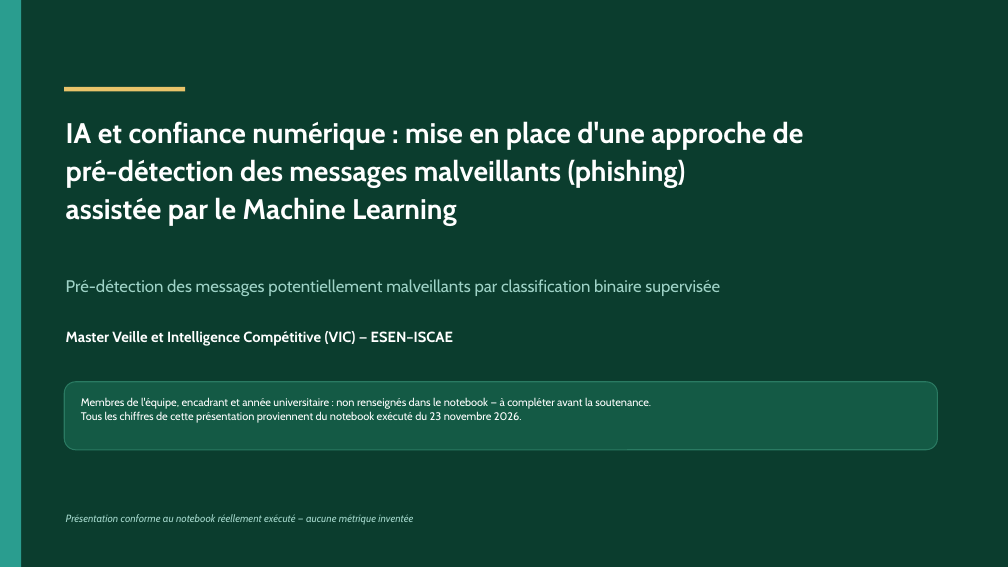
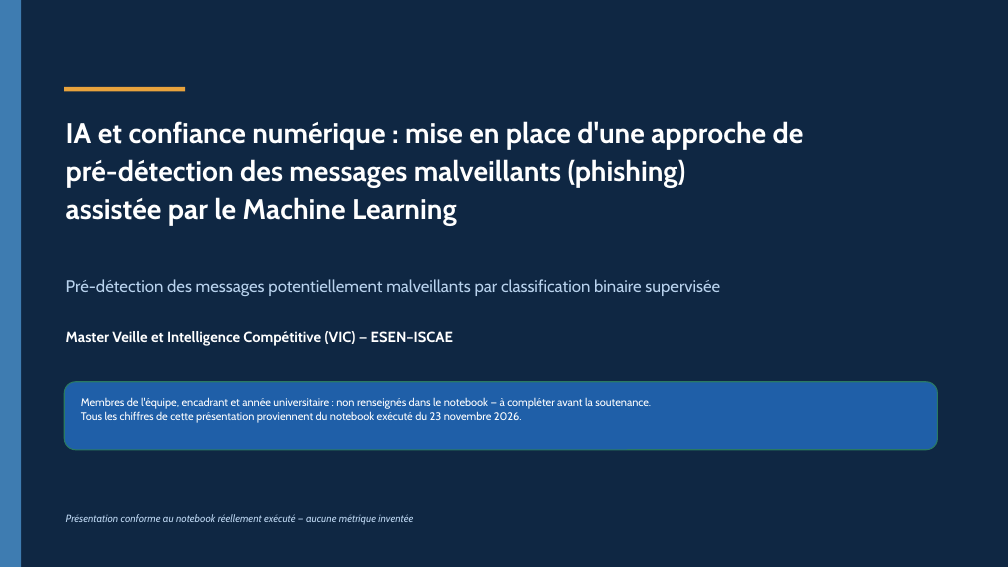
Before and after one commit to bennoomenfaker/app_phishing_ia, a slide deck: slide 1 of Presentation_Projet_Phishing_IA.pptx. Drawn at 1008x567 pixels with LibreOffice and Linux fonts; fonts in the diff are those of the drawing. Boxes give left, top, right and bottom in pixels: in the first picture for what was removed or moved away, otherwise in the second. Text is boxed around its words. In the diff, an @@ line names an element or a change of style, - is before the commit and + after.

```diff
--- a/Presentation_Projet_Phishing_IA.pptx
+++ b/Presentation_Projet_Phishing_IA.pptx
@@ rectangle at (0, 0, 1008, 567): fill #0B3D2E to #0F2743 @@
@@ rectangle at (0, 0, 21, 567): fill #2A9D8F to #3E7CB1 @@
@@ rectangle at (64, 87, 185, 91): fill #E9C46A to #E8A33D @@
@@ text "Pré-détection des messages potentiellement malveillants ..." at (66, 279, 720, 296): text colour #9FD3C7 to #B9D3EE @@
@@ rounded rectangle at (64, 382, 938, 450): fill #145A45 to #1F5FA8 @@
@@ text "Présentation conforme au notebook réellement ..." at (66, 514, 413, 525): text colour #9FD3C7 to #B9D3EE @@
```
Also in this commit, not shown: 17 other slides changed, 27 other files.
